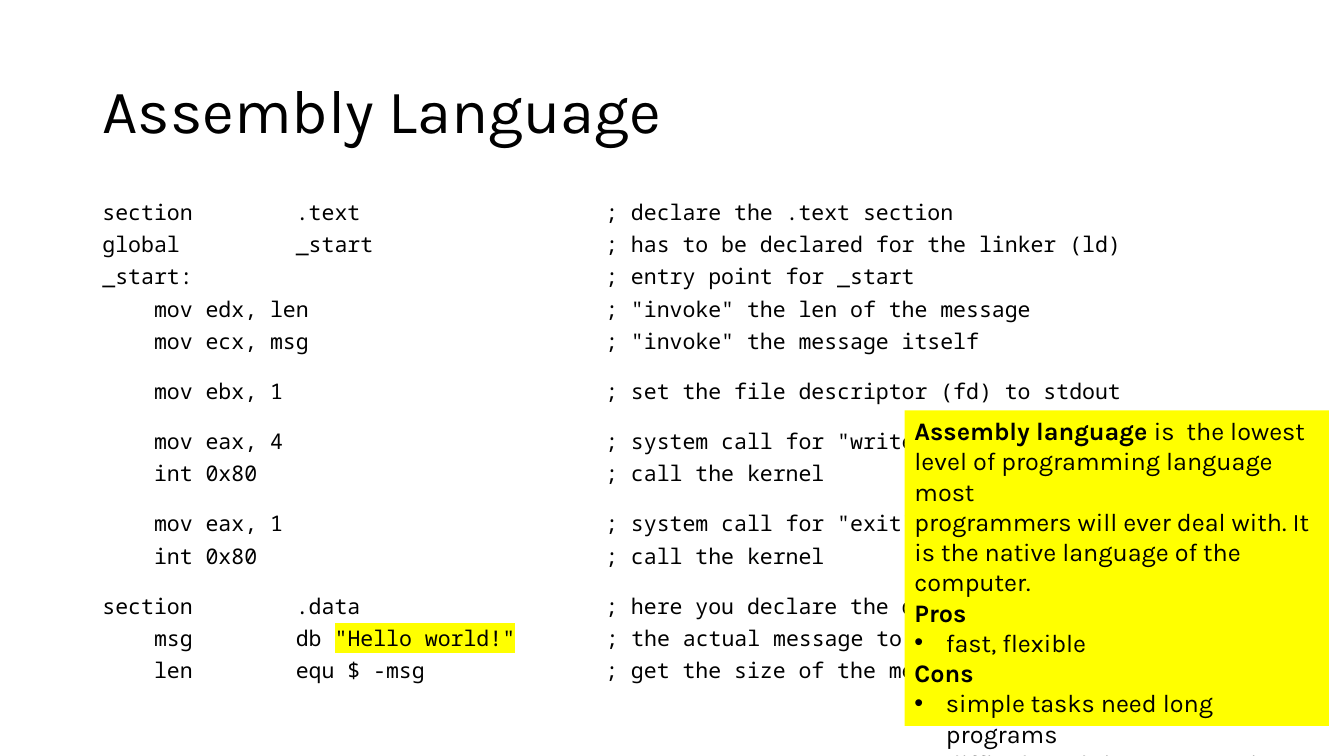
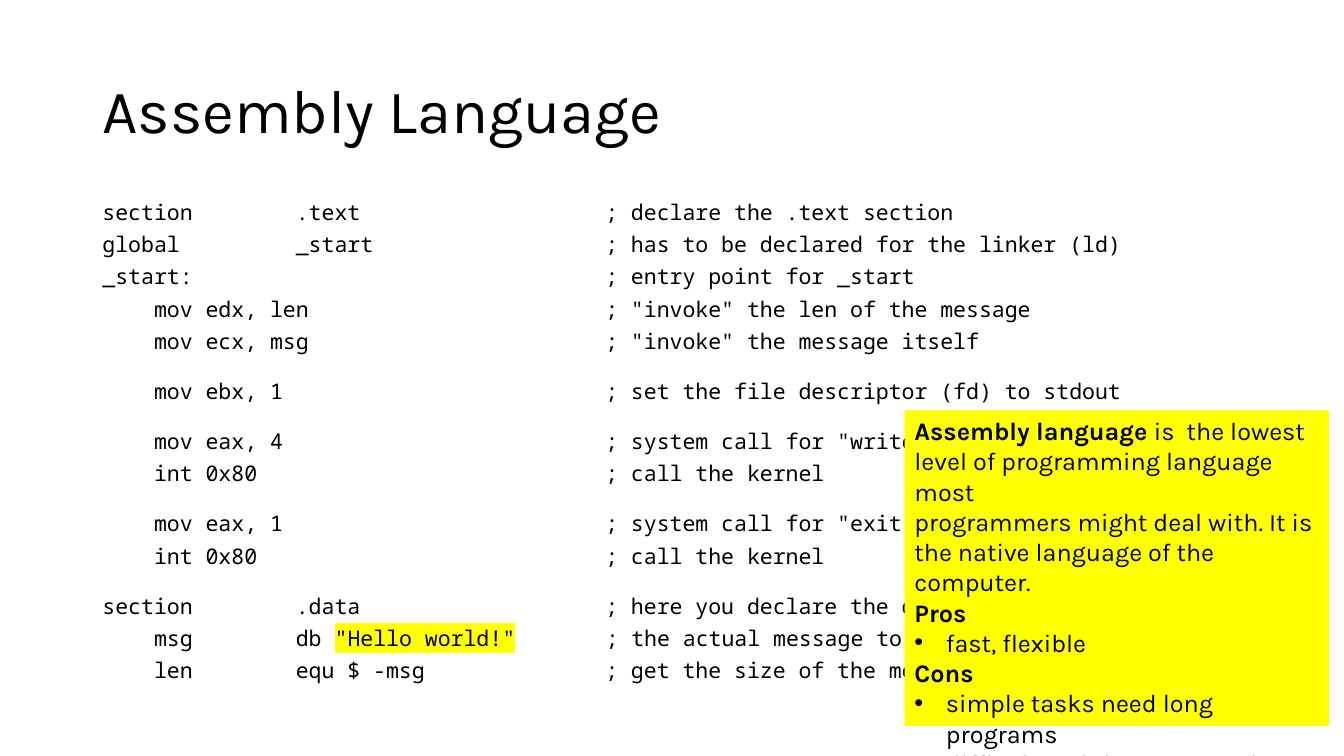
Before and after one commit to tjd1234/cmpt120spring2026, a slide deck: slide 9 of lecture_notes/chapter1/chapter1.pptx. Drawn at 1344x756 pixels with LibreOffice and Linux fonts; fonts in the diff are those of the drawing. Boxes give left, top, right and bottom in pixels: in the first picture for what was removed or moved away, otherwise in the second. Text is boxed around its words. In the diff, an @@ line names an element or a change of style, - is before the commit and + after.

```diff
--- a/lecture_notes/chapter1/chapter1.pptx
+++ b/lecture_notes/chapter1/chapter1.pptx
@@ text in rectangle at (914, 422, 1313, 597): text changed @@
-Assembly language is the lowest
-level of programming language most
-programmers will ever deal with. It is the native language of the computer.
+Assembly language is the lowest
+level of programming language most
+programmers might deal with. It is the native language of the computer.
```
Also in this commit, not shown: 4 other slides changed, 1 other file.
